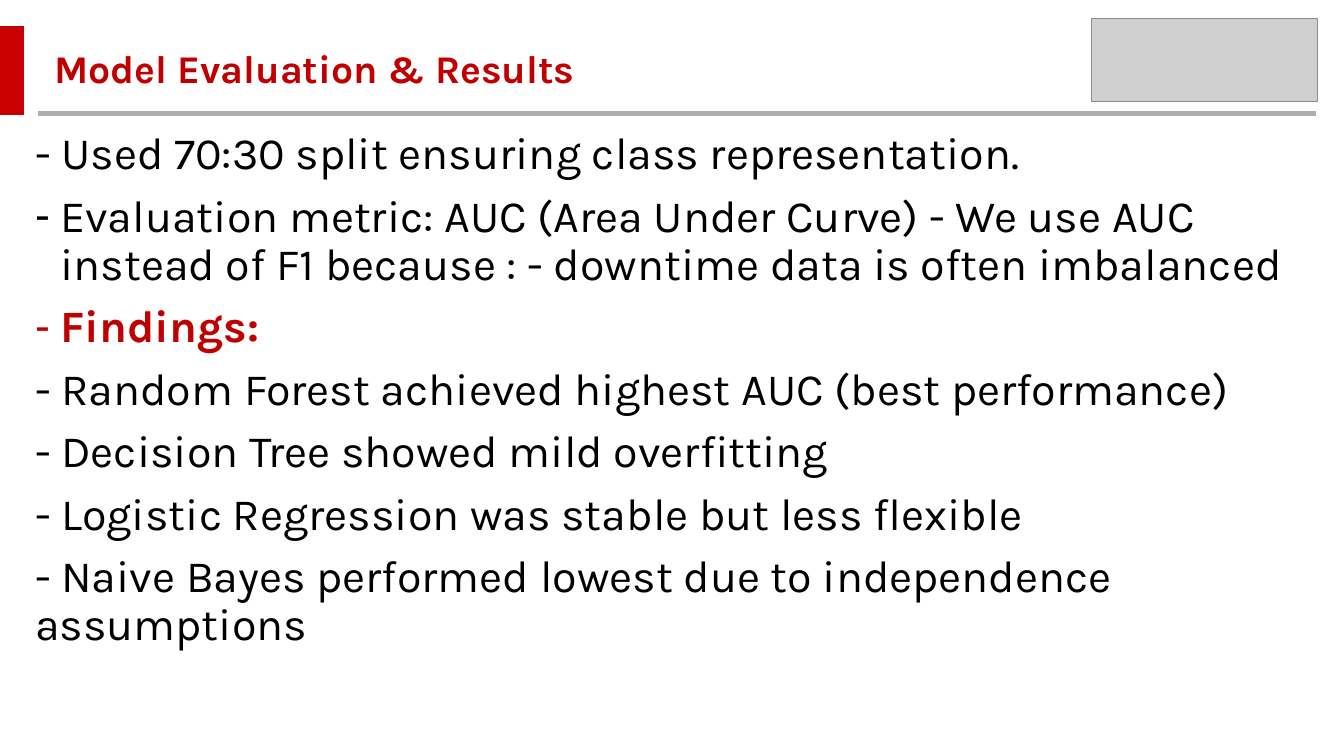
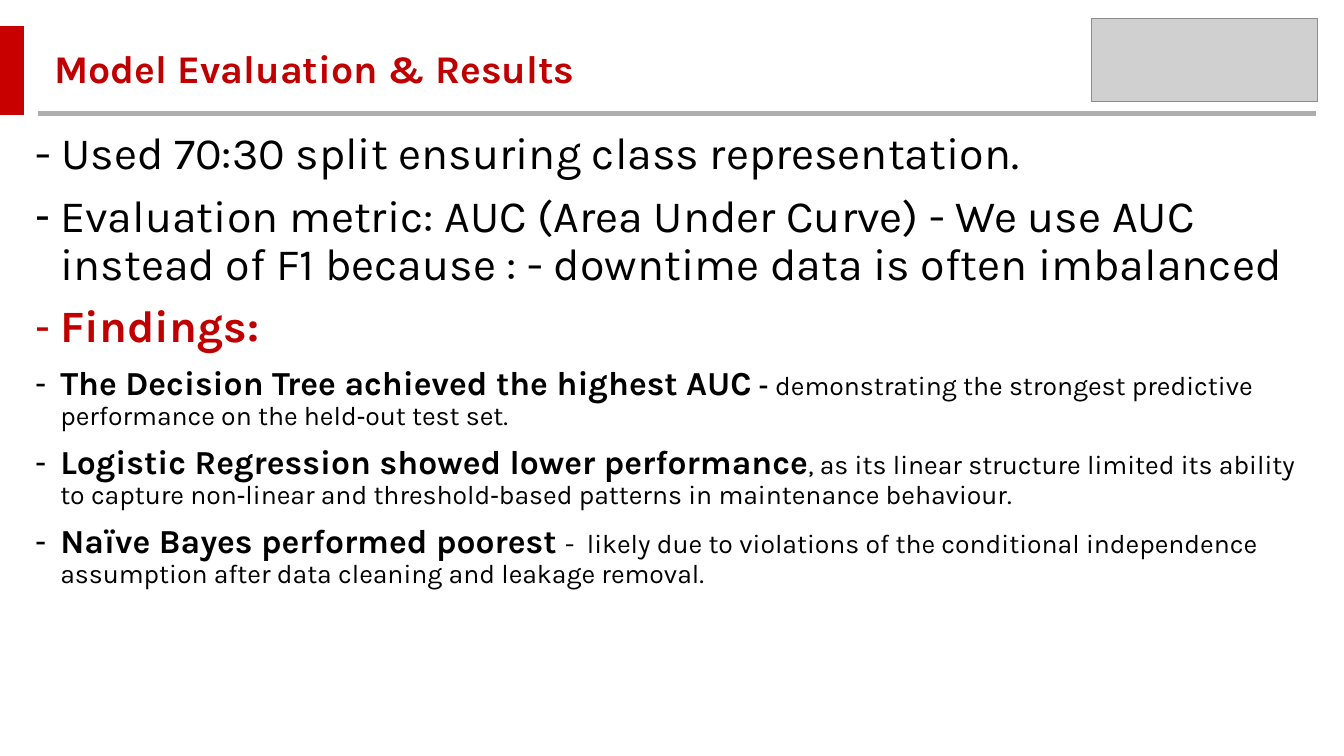
Before and after one commit to MMawande/STAT606-Machine-Learning-Assignment, a slide deck: slide 5 of Binary Classification 606.pptx. Drawn at 1344x756 pixels with LibreOffice and Linux fonts; fonts in the diff are those of the drawing; grey boxes stand for pictures. Boxes give left, top, right and bottom in pixels: in the first picture for what was removed or moved away, otherwise in the second. Text is boxed around its words. In the diff, an @@ line names an element or a change of style, - is before the commit and + after.

Commit message:
Updated the slides, and the decision tree and P1 value

```diff
--- a/Binary Classification 606.pptx
+++ b/Binary Classification 606.pptx
@@ text at [60,371,1295,590]: text changed; size 32 to 19 pt @@
-- Random Forest achieved highest AUC (best performance)
-- Decision Tree showed mild overfitting
-- Logistic Regression was stable but less flexible
-- Naive Bayes performed lowest due to independence assumptions
+– The Decision Tree achieved the highest AUC - demonstrating the strongest predictive performance on the held‑out test set.
+– Logistic Regression showed lower performance, as its linear structure limited its ability to capture non‑linear and threshold‑based patterns in maintenance behaviour.
+– Naïve Bayes performed poorest - likely due to violations of the conditional independence assumption after data cleaning and leakage removal.
```
Also in this commit, not shown: 3 other slides changed, 4 other files.
